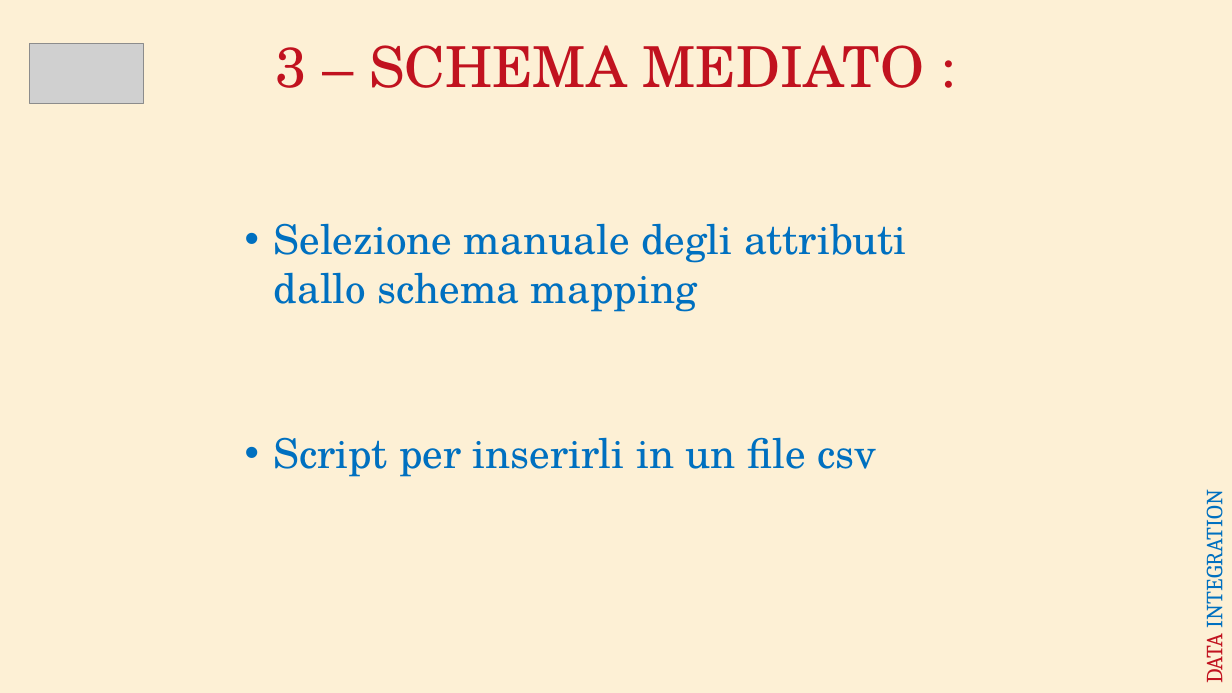
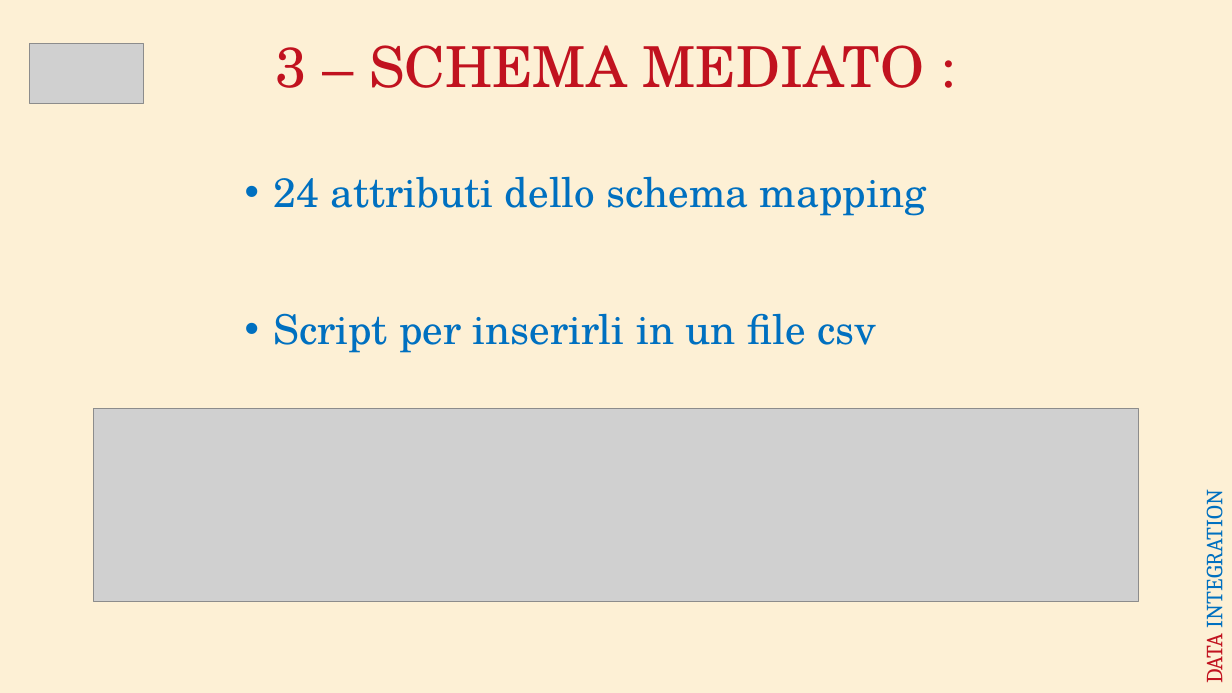
Before and after one commit to AntonioSouls/IDD_HOMEWORK5_Data-Integration, a slide deck: slide 13 of Data Integration Presentazione.pptx. Drawn at 1232x693 pixels with LibreOffice and Linux fonts; fonts in the diff are those of the drawing; grey boxes stand for pictures. Boxes give left, top, right and bottom in pixels: in the first picture for what was removed or moved away, otherwise in the second. Text is boxed around its words. In the diff, an @@ line names an element or a change of style, - is before the commit and + after.

```diff
--- a/Data Integration Presentazione.pptx
+++ b/Data Integration Presentazione.pptx
@@ text at (274,176,927,216): text changed @@
-• Selezione manuale degli attributi dallo schema mapping
+• 24 attributi dello schema mapping
@@ text "Script per inserirli in un ...": place and size @@
-text "Script per inserirli in un ..." at (274,437,876,477)
+text "Script per inserirli in un ..." at (274,313,876,353)
@@ picture added at (93,409,1139,603) @@
```
Also in this commit, not shown: 12 other slides changed, 5 slides added, 2 slides removed.
